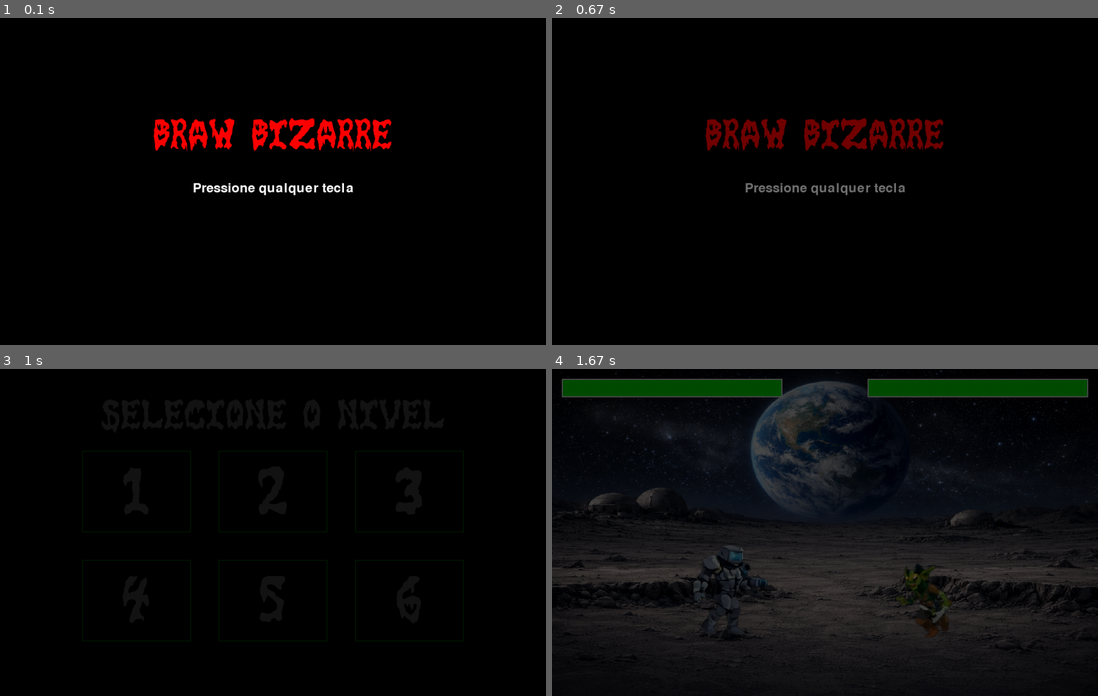
Above: before the commit, frames 1-4 (two rows, left to right).
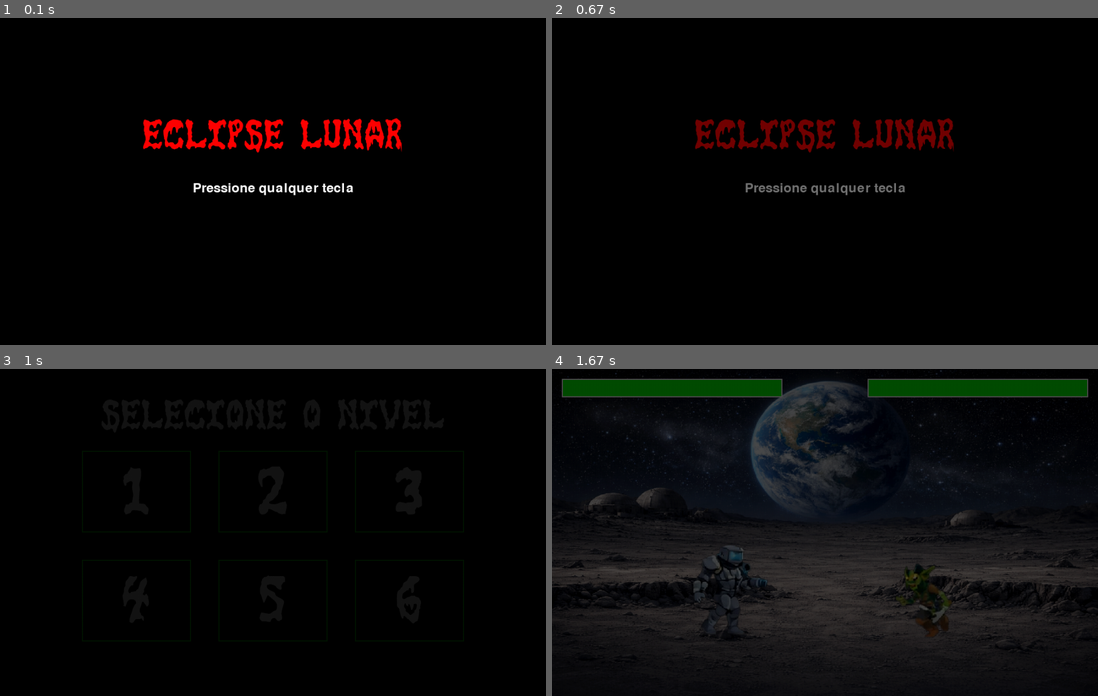
Above: after the commit, the same moments.

Repository: nino-do-git/pygame-dp-ideia-dois
Game: pygame game, started from main.py
Same seed, same stepped clock (60 frames per second), same inputs: the game is played once before the commit and once after it.
Inputs:
- Up to frame 1 (0.1 s): no input
- Up to frame 2 (0.67 s): hold D from 0.33 s (still down)
- Up to frame 3 (1 s): release D at 0.8 s
- Up to frame 4 (1.67 s): click "4" at 1.22 s; hold D from 1.5 s (still down)

The runs differ from the first frame. In frame 1, 2.8% of the frame differs, in the area x 26-74%, y 30-42%; in frame 2, 2.6%; in frame 3, nothing differs; in frame 4, nothing differs.

Commit message:
atualizacao implementada

Diff:
--- a/main.py
+++ b/main.py
@@ -5,7 +5,7 @@
 
 SCREEN_WIDTH, SCREEN_HEIGHT = 1000, 600
 screen = pygame.display.set_mode((SCREEN_WIDTH, SCREEN_HEIGHT))
-pygame.display.set_caption("Braw Bizarre")
+pygame.display.set_caption("Eclipse Lunar")
 
 clock = pygame.time.Clock()
 FPS = 60
@@ -33,7 +33,9 @@
 comic3 = scale_aspect(pygame.image.load("assets/images/quadrinhos/Quadrinho3.png").convert_alpha())
 comic4 = scale_aspect(pygame.image.load("assets/images/quadrinhos/Quadrinho4.png").convert_alpha())
 comic5 = scale_aspect(pygame.image.load("assets/images/quadrinhos/Quadrinho5.png").convert_alpha())
-comics = [comic1, comic2, comic3, comic4, comic5]
+comic_prologo = scale_aspect(pygame.image.load("assets/images/quadrinhos/Quadrinhoprologo.png").convert_alpha())
+comic_1e_prologo = scale_aspect(pygame.image.load("assets/images/quadrinhos/Quadrinho1eprologo.png").convert_alpha())
+comics = [comic1, comic_prologo, comic_1e_prologo, comic2, comic3, comic4, comic5]
 
 game_started = level_selection = in_cutscene = is_fading = game_over_lost = False
 next_state = None
@@ -144,7 +146,7 @@
                     is_fading, next_state = True, "START_SCREEN"
             elif in_cutscene:
                 if event.type == pygame.MOUSEBUTTONDOWN:
-                    max_comic = 2 if current_level == 1 else comic_index
+                    max_comic = 4 if current_level == 1 else comic_index
                     if comic_index < max_comic:
                         is_fading, next_state = True, "NEXT_COMIC"
                     else:
@@ -165,7 +167,7 @@
             if keys[pygame.K_r]:
                 pacifist_timer = pygame.time.get_ticks()
             if pygame.time.get_ticks() - pacifist_timer > 10000 and not is_fading:
-                comic_index = 3
+                comic_index = 5
                 is_fading, next_state = True, "TRANSITION_L1_L2"
 
         for f in [fighter_1, fighter_2]:
@@ -176,13 +178,13 @@
             is_fading, next_state = True, "LOST_SCREEN"
 
         if current_level == 2 and fighter_2.health <= 0 and not is_fading:
-            comic_index = 4
+            comic_index = 6
             is_fading, next_state = True, "TRANSITION_L2_L3"
 
     elif level_selection: draw_levels()
     elif in_cutscene: draw_cutscene()
     elif game_over_lost: draw_lost_screen()
-    else: draw_menu("Braw Bizarre", "Pressione qualquer tecla", RED)
+    else: draw_menu("Eclipse Lunar", "Pressione qualquer tecla", RED)
 
     if is_fading:
         fade_alpha += 7
Binary file added: assets/images/quadrinhos/Quadrinho1eprologo.png
Binary file added: assets/images/quadrinhos/Quadrinhoprologo.png
